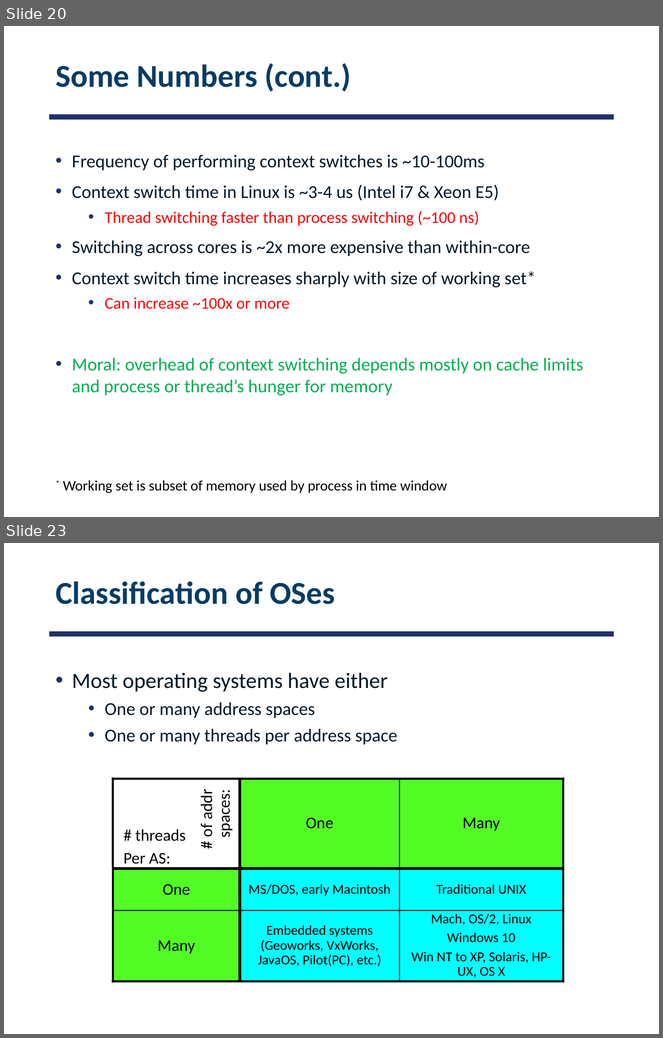
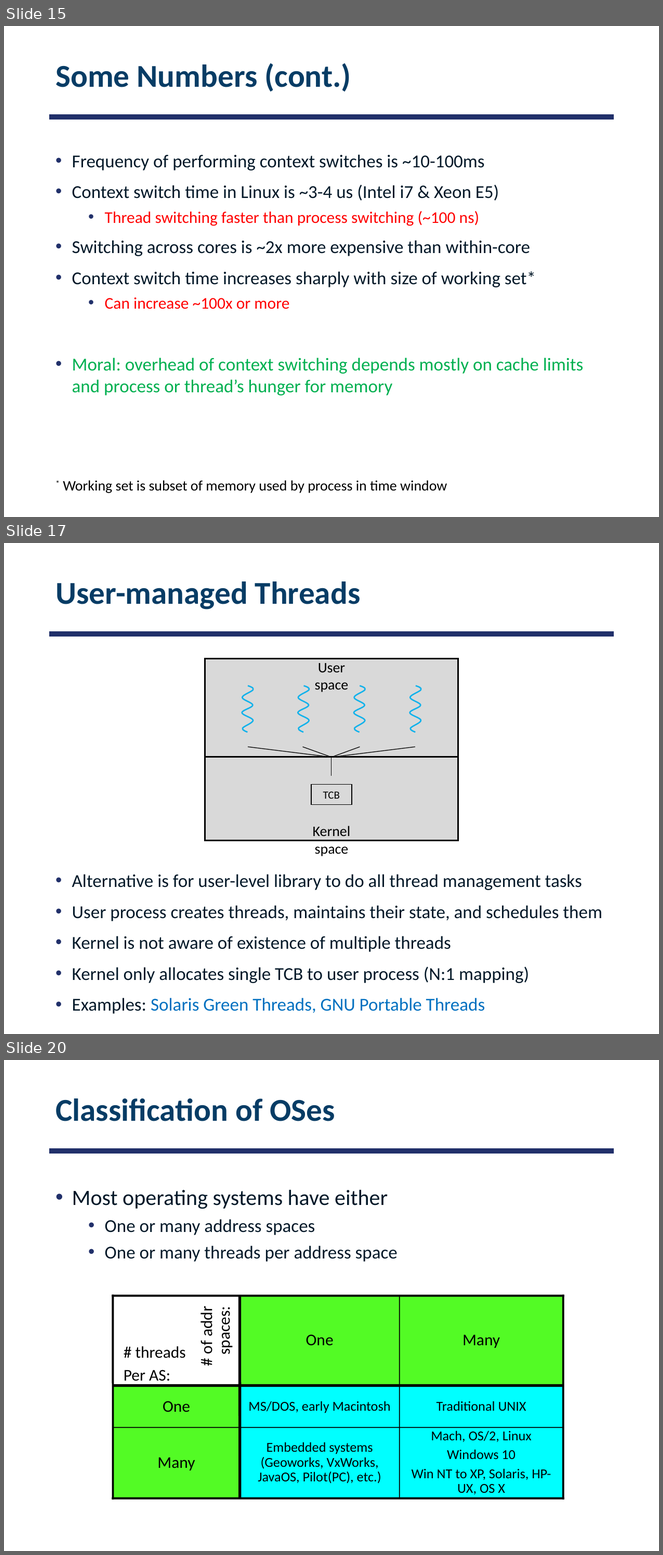
Before and after one commit to smajidzahedi/ECE350, a slide deck: Lectures/03-multithreaded.pptx. Shown one above the other, each under a label of ours: slides 20 and 23 before the commit, slides 15, 17 and 20 after it; the slides between them are not shown. The pictures are 663x1038 and 663x1555 pixels, drawn with LibreOffice and Linux fonts; fonts in the diff are those of the drawing. Boxes give left, top, right and bottom in pixels: in the first picture for what was removed or moved away, otherwise in the second. Text is boxed around its words. In the diff, an @@ line names an element or a change of style, - is before the commit and + after.

```diff
--- a/Lectures/03-multithreaded.pptx
+++ b/Lectures/03-multithreaded.pptx
@@ slide 17 added at (x1=4, y1=543, x2=659, y2=1034), background #FFFFFF; not listed: 1 template element that a slide beside it also shows @@
@@ title added at (x1=55, y1=581, x2=361, y2=610), 35 pt, text #073C65, bold @@
+User-managed Threads
@@ line added from (332, 776) to (332, 757), #000000 0.75 pt @@
@@ group added at (x1=205, y1=658, x2=458, y2=857): 5 lines, 4 freeform shapes, 2 rectangles, 2 texts @@
+User space
+Kernel space
+TCB
@@ text added at (x1=72, y1=874, x2=603, y2=1014), 20 pt, text #031828 @@
+• Alternative is for user-level library to do all thread management tasks
+• User process creates threads, maintains their state, and schedules them
+• Kernel is not aware of existence of multiple threads
+• Kernel only allocates single TCB to user process (N:1 mapping)
+• Examples: Solaris Green Threads, GNU Portable Threads
@@ what was slide 20 is now slide 15 @@
@@ what was slide 23 is now slide 20 @@
```
Also in this commit, not shown: 11 slides changed, 4 other slides added, 8 slides removed, 1 other file.
